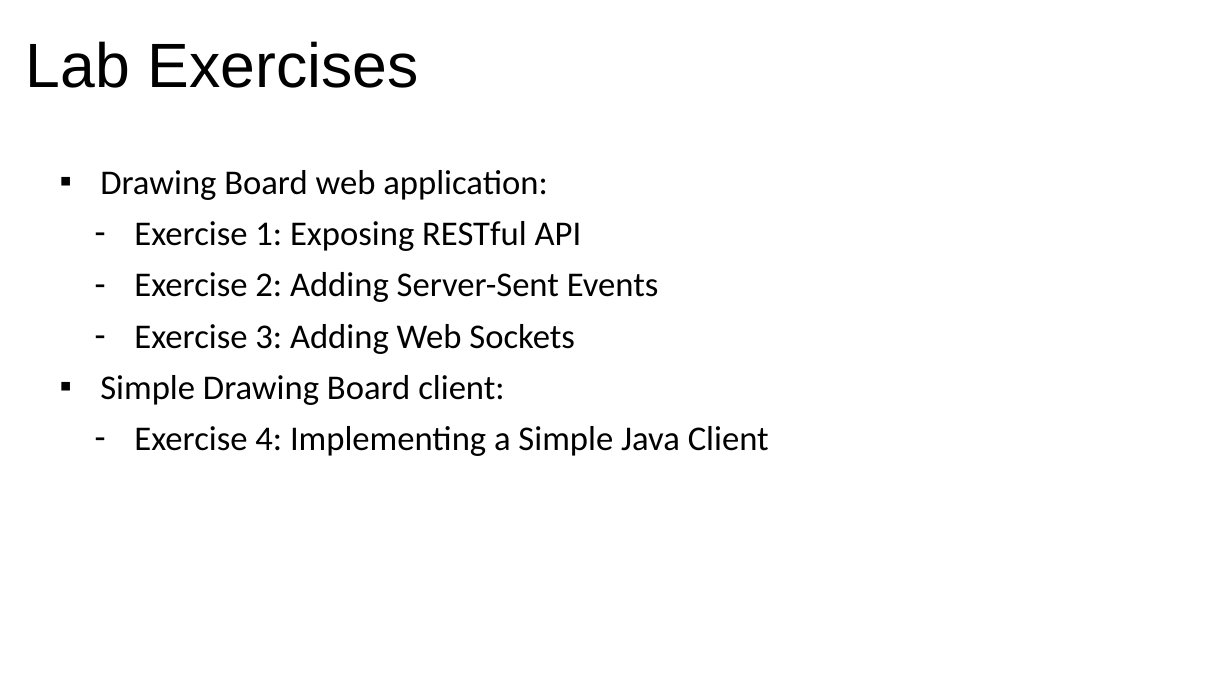
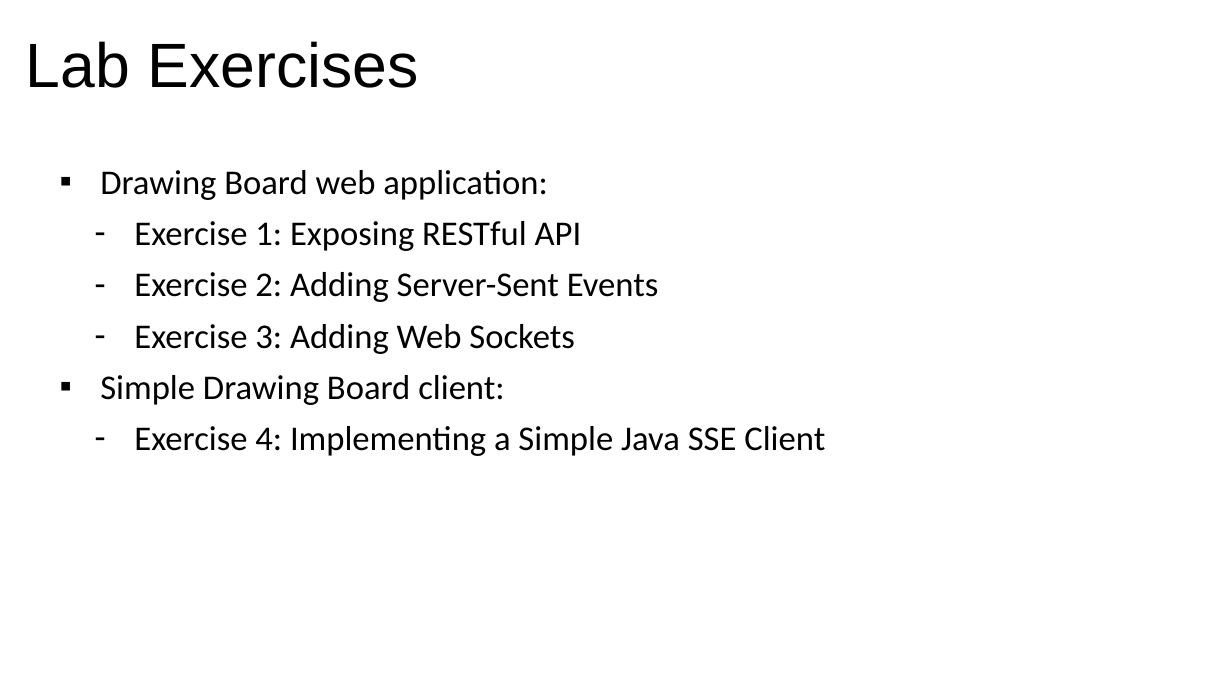
Before and after one commit to javaee/jersey-hol-sse-websocket, a slide deck: slide 52 of lab-guide-devoxx.pptx (slide 49 before the commit). Drawn at 1232x693 pixels with LibreOffice and Linux fonts; fonts in the diff are those of the drawing; background and template pictures are left out. Boxes give left, top, right and bottom in pixels: in the first picture for what was removed or moved away, otherwise in the second. Text is boxed around its words. In the diff, an @@ line names an element or a change of style, - is before the commit and + after.

```diff
--- a/lab-guide-devoxx.pptx
+++ b/lab-guide-devoxx.pptx
@@ text at bbox=[134, 426, 825, 456]: text changed @@
-  – Exercise 4: Implementing a Simple Java Client
+  – Exercise 4: Implementing a Simple Java SSE Client
```
Also in this commit, not shown: 14 other slides changed, 3 slides added.
